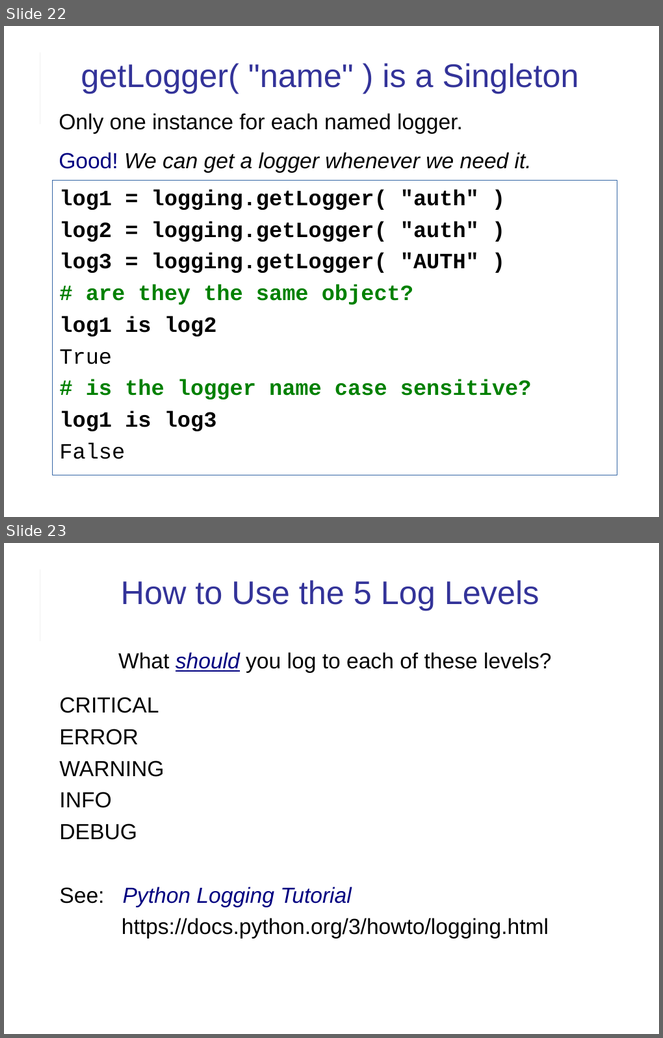
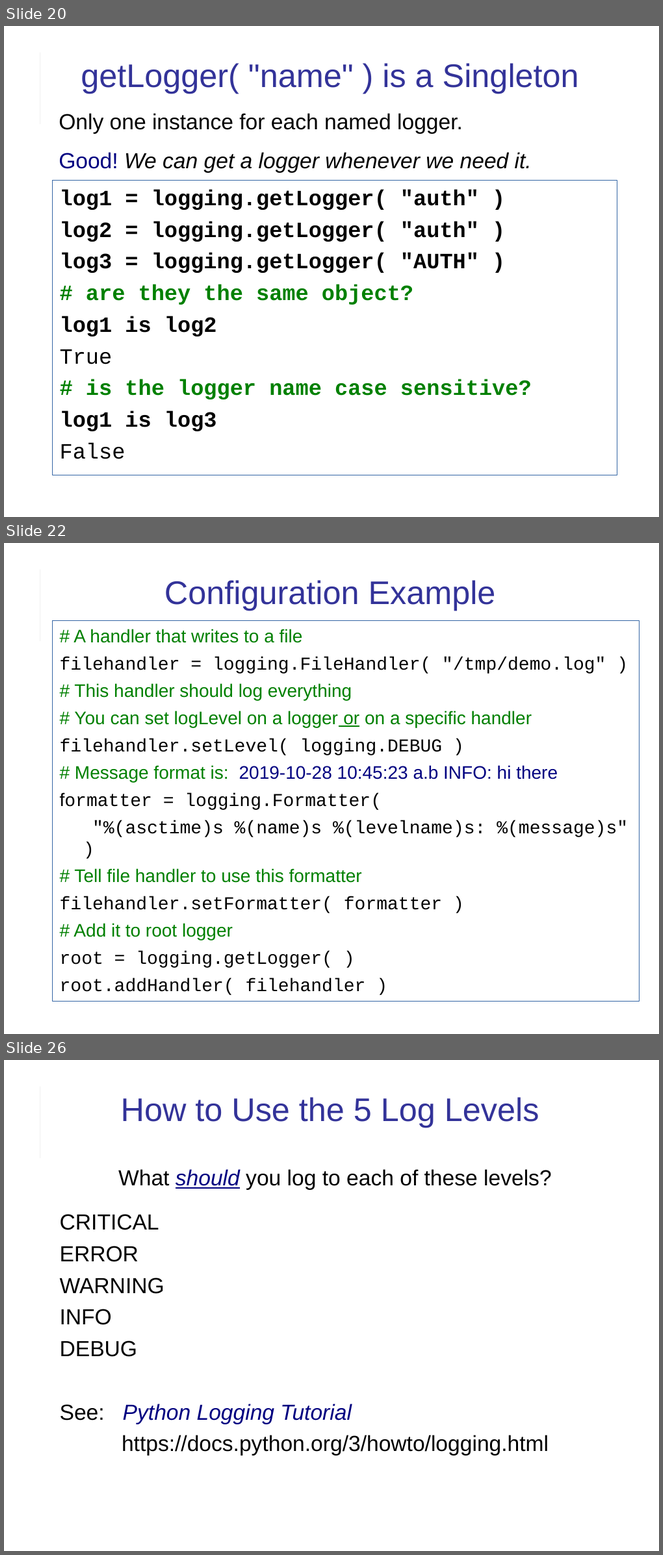
Before and after one commit to cpske/ISP, a slide deck: logging/Logging.ppt. Shown one above the other, each under a label of ours: slides 22 and 23 before the commit, slides 20, 22 and 26 after it; the slides between them are not shown. The pictures are 663x1038 and 663x1555 pixels, drawn with LibreOffice and Linux fonts; fonts in the diff are those of the drawing. Boxes give left, top, right and bottom in pixels: in the first picture for what was removed or moved away, otherwise in the second. Text is boxed around its words. In the diff, an @@ line names an element or a change of style, - is before the commit and + after.

Commit message:
update logging slides

```diff
--- a/logging/Logging.ppt
+++ b/logging/Logging.ppt
@@ slide 22 added at (4,543,659,1034), background #FFFFFF; not listed: 2 template elements that a slide beside it also shows @@
@@ title added at (165,580,496,611), 36 pt, text #333399 @@
+Configuration Example
@@ text added at (53,621,640,1002), outline #3465A4 0.74 pt, 20 pt, text #000000 @@
+# A handler that writes to a file
+filehandler = logging.FileHandler( "/tmp/demo.log" )
+# This handler should log everything
+# You can set logLevel on a logger or on a specific handler
+filehandler.setLevel( logging.DEBUG )
+# Message format is: 2019-10-28 10:45:23 a.b INFO: hi there
+formatter = logging.Formatter(
+"%(asctime)s %(name)s %(levelname)s: %(message)s" )
+# Tell file handler to use this formatter
+filehandler.setFormatter( formatter )
+# Add it to root logger
+root = logging.getLogger( )
+root.addHandler( filehandler )
@@ what was slide 22 is now slide 20 @@
@@ what was slide 23 is now slide 26 @@
```
Also in this commit, not shown: 4 slides changed, 4 other slides added, 1 slide removed, 1 other file.
